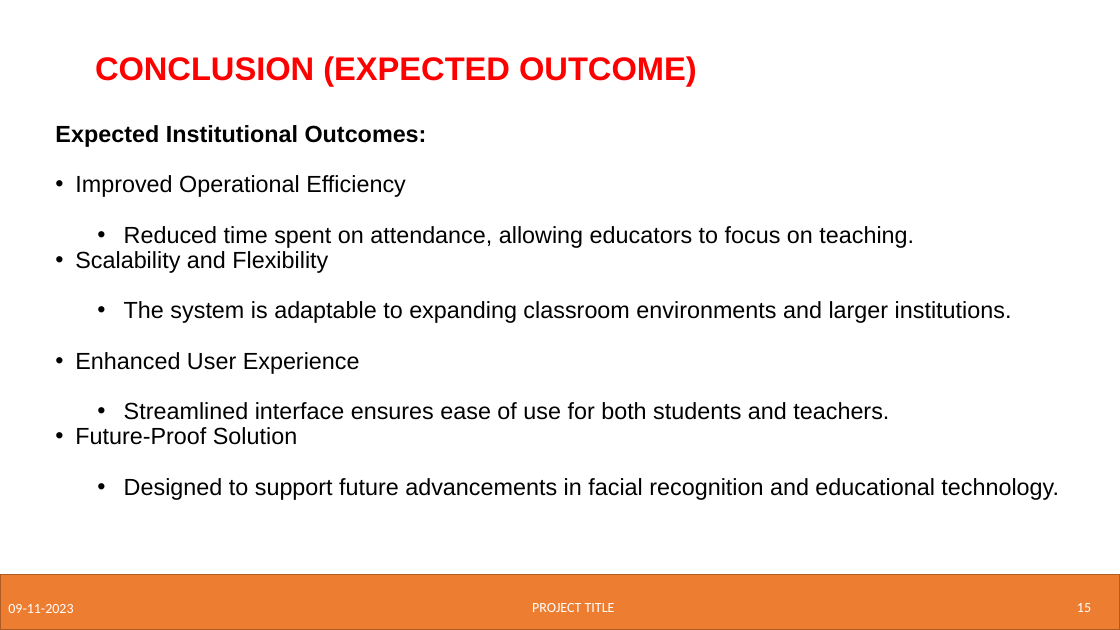
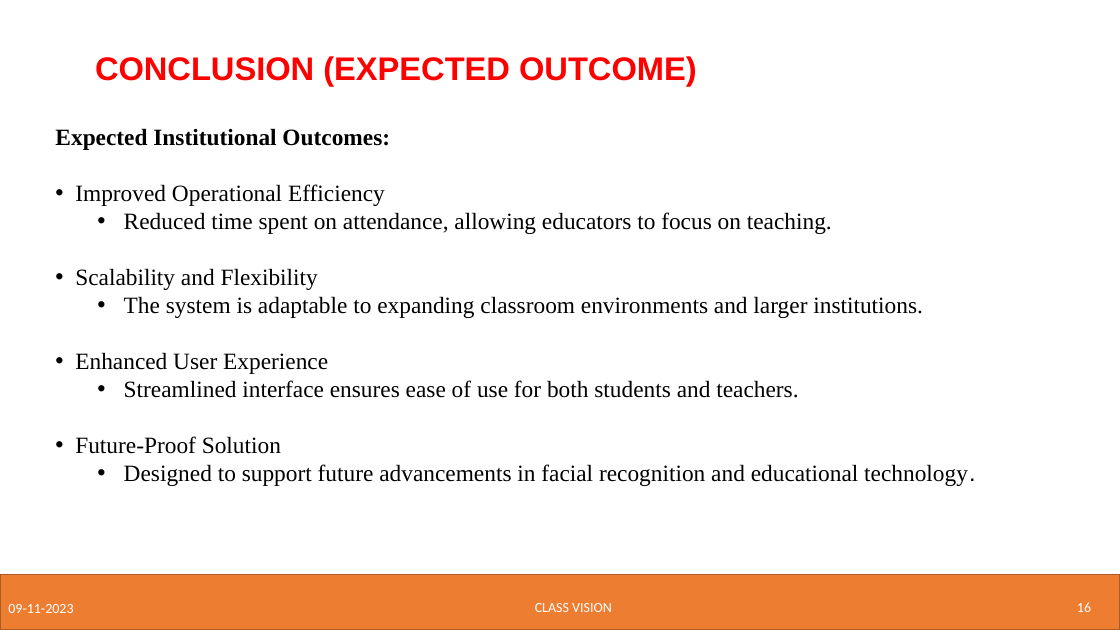
Before and after one commit to AdityaManojA/Class-Vision, a slide deck: slide 16 of Research Related/Phase 1 Project ppt.pptx (slide 15 before the commit). Drawn at 1120x630 pixels with LibreOffice and Linux fonts; fonts in the diff are those of the drawing; background and template pictures are left out. Boxes give left, top, right and bottom in pixels: in the first picture for what was removed or moved away, otherwise in the second. Text is boxed around its words. In the diff, an @@ line names an element or a change of style, - is before the commit and + after.

```diff
--- a/Research Related/Phase 1 Project ppt.pptx
+++ b/Research Related/Phase 1 Project ppt.pptx
@@ text "Expected Institutional Outcomes:" at (x1=55, y1=128, x2=975, y2=486): font Arial to Times New Roman; line spacing 0.9 to 1 @@
@@ text at (x1=535, y1=603, x2=612, y2=612): text changed @@
-PROJECT TITLE
+CLASS VISION
@@ page number at (x1=1077, y1=602, x2=1091, y2=612): text changed @@
-15
+16
```
Also in this commit, not shown: 16 other slides changed, 3 slides added, 2 slides removed.
